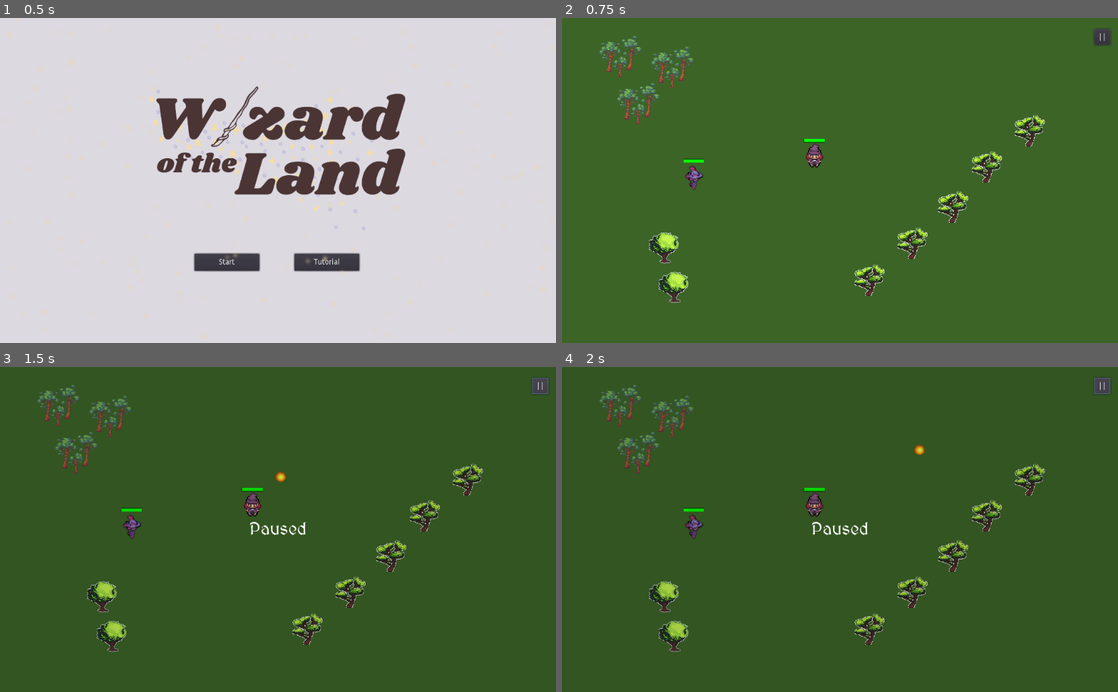
Above: before the commit, frames 1-4 (two rows, left to right).
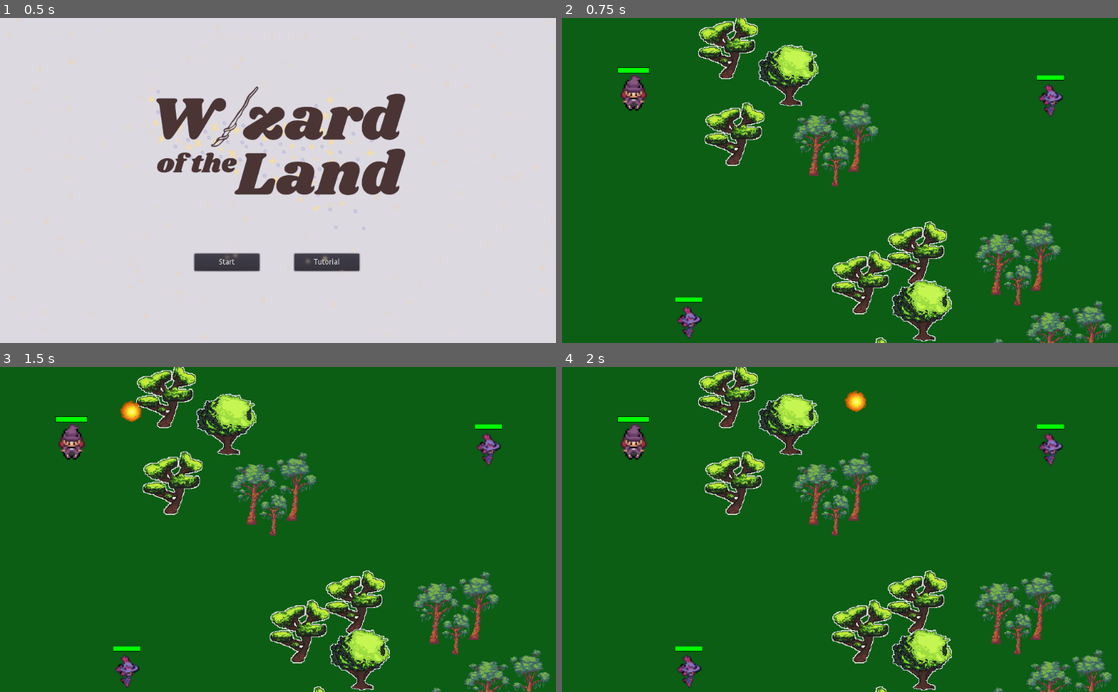
Above: after the commit, the same moments.

Repository: ann-rod/wizard_of_the_land
Game: Godot game, scene res://key_scenes/title_screen/TitleScreen.tscn
The game is run twice, just before and just after one commit, with the same random seed, the same clock (stepped at 60 frames per second) and the same inputs.
Inputs (mouse positions are in pixels of both pictures, inside the frame that each line leads up to):
- Up to frame 1 (0.5 s): no input
- Up to frame 2 (0.75 s): click "Start" at 0.5 s
- Up to frame 3 (1.5 s): click (539, 386) at 1.25 s, where only the run before the commit has a clickable "||"
- Up to frame 4 (2 s): no input

Frame 1 is identical in both runs. In frame 2, 99% of the frame differs, in the area x 0-100%, y 0-100%; in frame 3, 99%; in frame 4, 99%.

Commit message:
file reorg and slight changes

Diff:
--- a/environments/level1.gd
+++ /dev/null
@@ -1,16 +0,0 @@
-extends Node2D
-
-
-# Declare member variables here. Examples:
-# var a = 2
-# var b = "text"
-
-
-# Called when the node enters the scene tree for the first time.
-func _ready():
-	pass # Replace with function body.
-
-
-# Called every frame. 'delta' is the elapsed time since the previous frame.
-#func _process(delta):
-#	pass
--- a/environments/level1.tscn
+++ /dev/null
@@ -1,54 +0,0 @@
-[gd_scene load_steps=8 format=2]
-
-[ext_resource path="res://environments/level1map.tscn" type="PackedScene" id=1]
-[ext_resource path="res://characters/Player.tscn" type="PackedScene" id=2]
-[ext_resource path="res://characters/enemies/Mob.tscn" type="PackedScene" id=3]
-[ext_resource path="res://spells/SpellManager.tscn" type="PackedScene" id=4]
-[ext_resource path="res://spells/Spell.tscn" type="PackedScene" id=5]
-[ext_resource path="res://environments/env_assets/portal.tscn" type="PackedScene" id=6]
-[ext_resource path="res://environments/level1.gd" type="Script" id=7]
-
-[node name="level1" type="Node2D"]
-script = ExtResource( 7 )
-
-[node name="ColorRect" type="TextureRect" parent="."]
-margin_right = 1028.0
-margin_bottom = 601.0
-
-[node name="level1map" parent="." instance=ExtResource( 1 )]
-
-[node name="portal" parent="." instance=ExtResource( 6 )]
-position = Vector2( 948, 74 )
-scale = Vector2( 0.6, 0.6 )
-
-[node name="Player" parent="." instance=ExtResource( 2 )]
-position = Vector2( 66, 69 )
-
-[node name="RemoteTransform2D" type="RemoteTransform2D" parent="Player"]
-remote_path = NodePath("../../Camera2D")
-
-[node name="Mob" parent="." instance=ExtResource( 3 )]
-position = Vector2( 450, 76 )
-
-[node name="Mob2" parent="." instance=ExtResource( 3 )]
-position = Vector2( 822, 293 )
-
-[node name="Mob3" parent="." instance=ExtResource( 3 )]
-position = Vector2( 464, 520 )
-
-[node name="Mob4" parent="." instance=ExtResource( 3 )]
-position = Vector2( 117, 281 )
-
-[node name="Spell" parent="." instance=ExtResource( 5 )]
-
-[node name="SpellManager" parent="." instance=ExtResource( 4 )]
-position = Vector2( 450, 76 )
-
-[node name="Camera2D" type="Camera2D" parent="."]
-position = Vector2( 66, 69 )
-current = true
-zoom = Vector2( 0.5, 0.5 )
-limit_left = 0
-limit_top = 0
-limit_right = 1028
-limit_bottom = 602
--- /dev/null
+++ b/environments/level1/level1.gd
@@ -0,0 +1,20 @@
+extends Node2D
+
+onready var spell_manager = $SpellManager
+onready var player = $Player
+onready var map = $Map
+onready var mob = $Mob
+
+
+func _ready():
+	player.connect("player_cast_spell", spell_manager, "handle_spell_spawned")
+
+
+func game_over():
+	print("game over!")
+	player.hide() # hide player
+	player.collision_shape.set_deferred("disabled", true) # disable collisions
+	player.disconnect("player_cast_spell", spell_manager, "handle_spell_spawned")
+
+func _on_Player_player_hp_zero():
+	game_over()
--- /dev/null
+++ b/environments/level1/level1.tscn
@@ -0,0 +1,56 @@
+[gd_scene load_steps=7 format=2]
+
+[ext_resource path="res://environments/level1/level1map.tscn" type="PackedScene" id=1]
+[ext_resource path="res://environments/env_assets/portal.tscn" type="PackedScene" id=2]
+[ext_resource path="res://characters/Player.tscn" type="PackedScene" id=3]
+[ext_resource path="res://characters/enemies/Mob.tscn" type="PackedScene" id=4]
+[ext_resource path="res://environments/level1/level1.gd" type="Script" id=5]
+[ext_resource path="res://spells/SpellManager.tscn" type="PackedScene" id=6]
+
+[node name="level1" type="Node2D"]
+script = ExtResource( 5 )
+
+[node name="ColorRect" type="ColorRect" parent="."]
+margin_right = 1028.0
+margin_bottom = 601.0
+color = Color( 0.0470588, 0.372549, 0.0823529, 1 )
+
+[node name="level1map" parent="." instance=ExtResource( 1 )]
+
+[node name="portal" parent="." instance=ExtResource( 2 )]
+position = Vector2( 948, 74 )
+scale = Vector2( 0.6, 0.6 )
+
+[node name="Player" parent="." instance=ExtResource( 3 )]
+position = Vector2( 66, 69 )
+scale = Vector2( 0.75, 0.75 )
+
+[node name="RemoteTransform2D" type="RemoteTransform2D" parent="Player"]
+remote_path = NodePath("../../Camera2D")
+
+[node name="Mob" parent="." instance=ExtResource( 4 )]
+position = Vector2( 450, 76 )
+
+[node name="Mob2" parent="." instance=ExtResource( 4 )]
+position = Vector2( 822, 293 )
+
+[node name="Mob3" parent="." instance=ExtResource( 4 )]
+position = Vector2( 464, 520 )
+
+[node name="Mob4" parent="." instance=ExtResource( 4 )]
+position = Vector2( 117, 281 )
+
+[node name="SpellManager" parent="." instance=ExtResource( 6 )]
+position = Vector2( 450, 76 )
+
+[node name="Camera2D" type="Camera2D" parent="."]
+position = Vector2( 66, 69 )
+scale = Vector2( 0.75, 0.75 )
+current = true
+zoom = Vector2( 0.5, 0.5 )
+limit_left = 0
+limit_top = 0
+limit_right = 1028
+limit_bottom = 602
+
+[connection signal="player_cast_spell" from="Player" to="SpellManager" method="_on_Player_player_cast_spell"]
--- a/key_scenes/title_screen/TitleScreen.gd
+++ b/key_scenes/title_screen/TitleScreen.gd
@@ -47,7 +47,7 @@
 
 func _on_StartButton_pressed():
 	$TitleTheme.stop()
-	get_tree().change_scene("res://key_scenes/main/Main.tscn")
+	get_tree().change_scene("res://environments/level1/level1.tscn")
 
 func _on_TutorialButton_pressed():
 	$TitleTheme.stop()
Renamed: environments/level1map.tscn -> environments/level1/level1map.tscn
